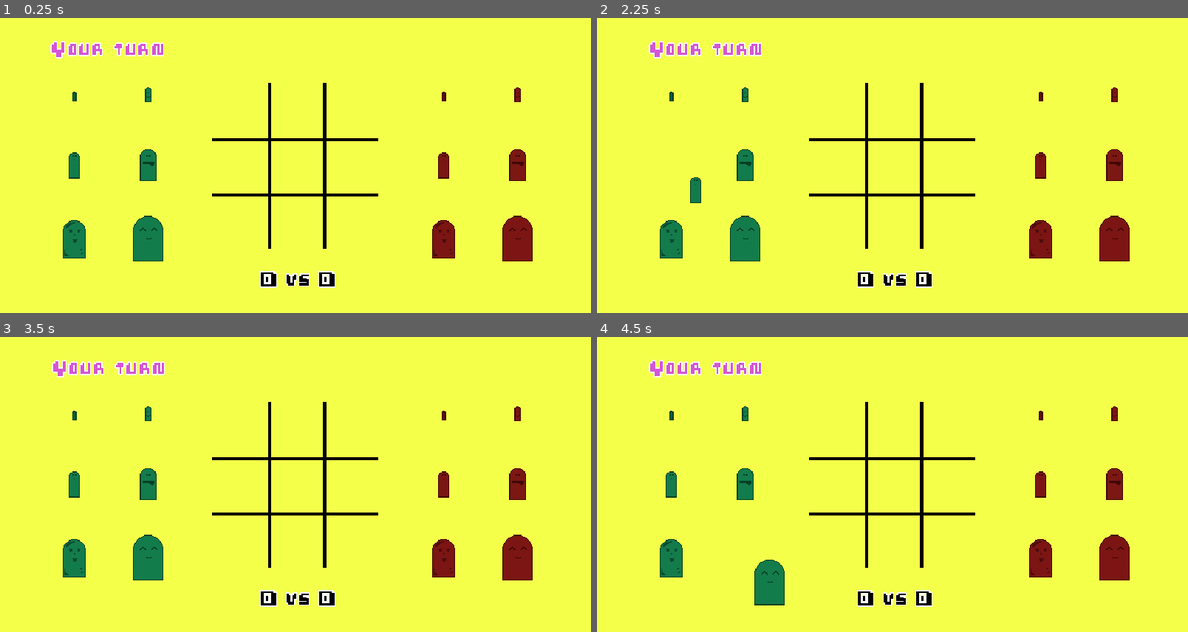
Above: before the commit, frames 1-4 (two rows, left to right).
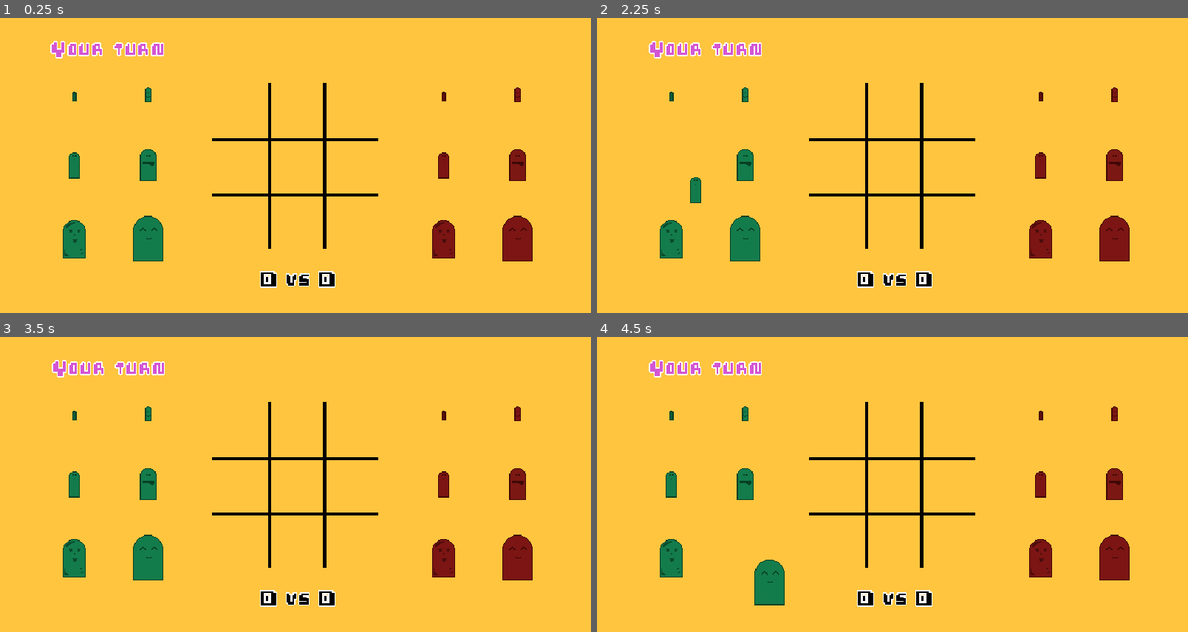
Above: after the commit, the same moments.

Repository: ISKalsi/kick-tac-toe
Game: Godot game, scene res://Main.tscn
The game is run twice, just before and just after one commit, with the same random seed, the same clock (stepped at 60 frames per second) and the same inputs.
Inputs (mouse positions are in pixels of both pictures, inside the frame that each line leads up to):
- Up to frame 1 (0.25 s): no input
- Up to frame 2 (2.25 s): move the mouse to (667, 91) at 0.52 s; click (667, 91) at 0.67 s; tap Enter at 1.25 s; move the mouse to (744, 91) at 1.27 s; click (744, 91) at 1.42 s; tap Space at 2 s; move the mouse to (667, 165) at 2.02 s; click (667, 165) at 2.17 s
- Up to frame 3 (3.5 s): tap Enter at 2.75 s; move the mouse to (147, 484) at 2.77 s; click (147, 484) at 2.92 s
- Up to frame 4 (4.5 s): tap Space at 3.5 s; move the mouse to (667, 558) at 3.52 s; click (667, 558) at 3.67 s; tap Enter at 4.25 s; move the mouse to (744, 558) at 4.27 s; click (744, 558) at 4.42 s

The runs differ from the first frame. In frame 1, 94% of the frame differs, in the area x 0-100%, y 0-100%; in frame 2, 94%; in frame 3, 94%; in frame 4, 94%.

Commit message:
change bg color

Diff:
--- a/Main.tscn
+++ b/Main.tscn
@@ -23,7 +23,7 @@
 margin_right = 512.0
 margin_bottom = 256.0
 mouse_filter = 2
-color = Color( 0.960784, 1, 0.294118, 1 )
+color = Color( 1, 0.776471, 0.25098, 1 )
 __meta__ = {
 "_edit_use_anchors_": false
 }
